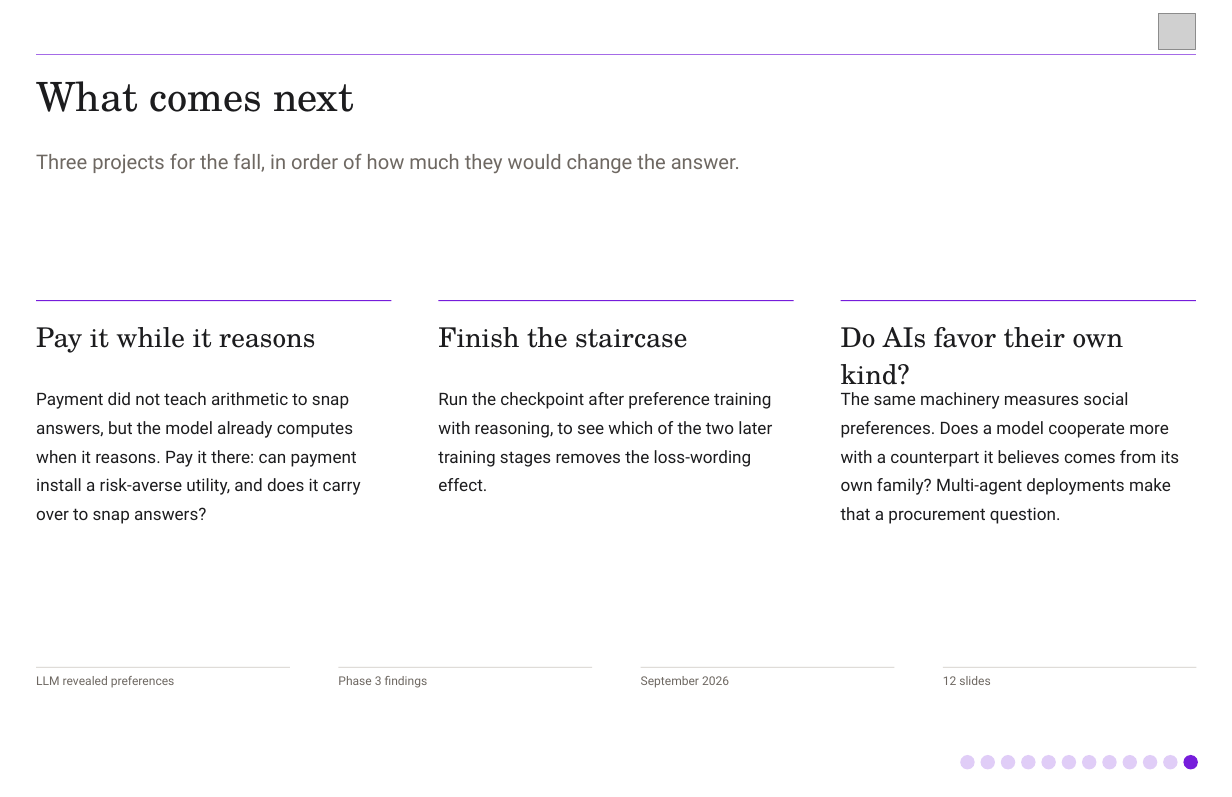
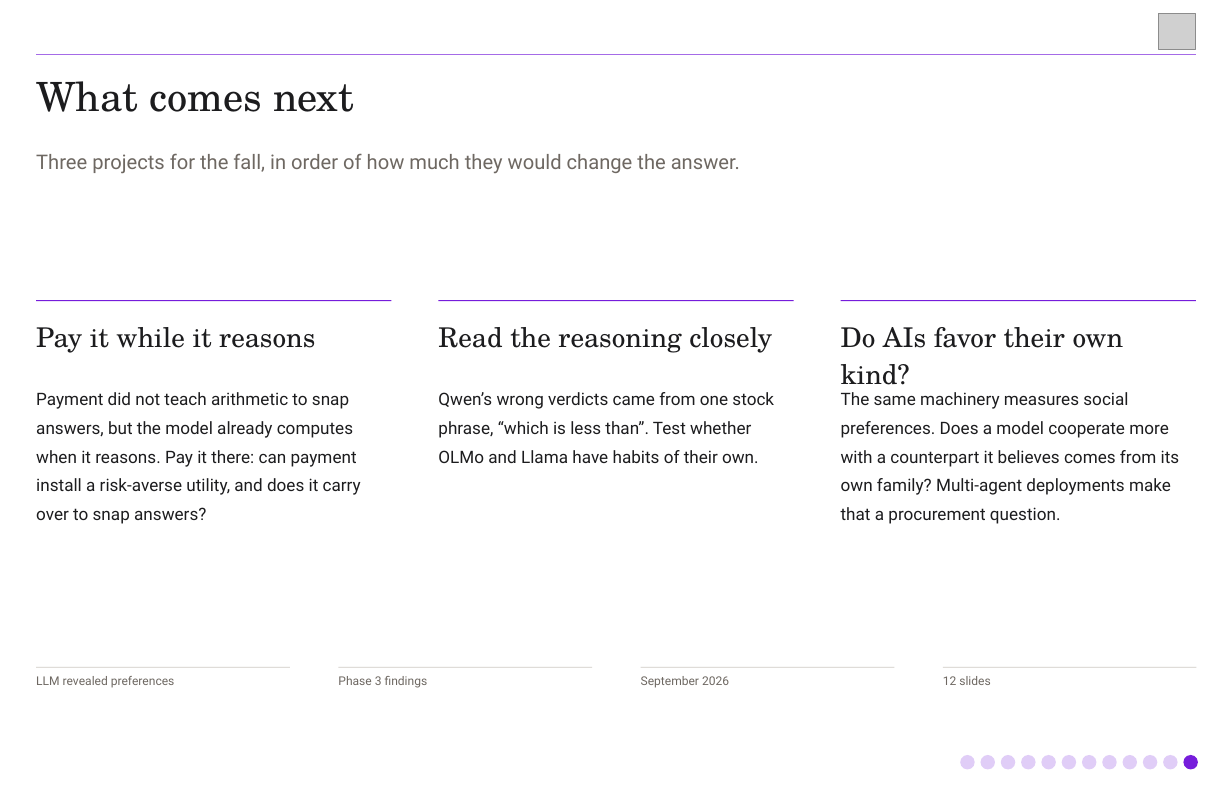
Before and after one commit to jblakeslee89/llm-revealed-preferences, a slide deck: slide 12 of briefings/phase3-findings-12min.pptx. Drawn at 1232x797 pixels with LibreOffice and Linux fonts; fonts in the diff are those of the drawing; grey boxes stand for pictures. Boxes give left, top, right and bottom in pixels: in the first picture for what was removed or moved away, otherwise in the second. Text is boxed around its words. In the diff, an @@ line names an element or a change of style, - is before the commit and + after.

```diff
--- a/briefings/phase3-findings-12min.pptx
+++ b/briefings/phase3-findings-12min.pptx
@@ text at bbox=[438, 327, 772, 353]: text changed @@
-Finish the staircase
+Read the reasoning closely
@@ text at bbox=[438, 392, 774, 463]: text changed @@
-Run the checkpoint after preference training with reasoning, to see which of the two later training stages removes the loss-wording effect.
+Qwen’s wrong verdicts came from one stock phrase, “which is less than”. Test whether OLMo and Llama have habits of their own.
```
Also in this commit, not shown: 2 other slides changed, 4 other files.
